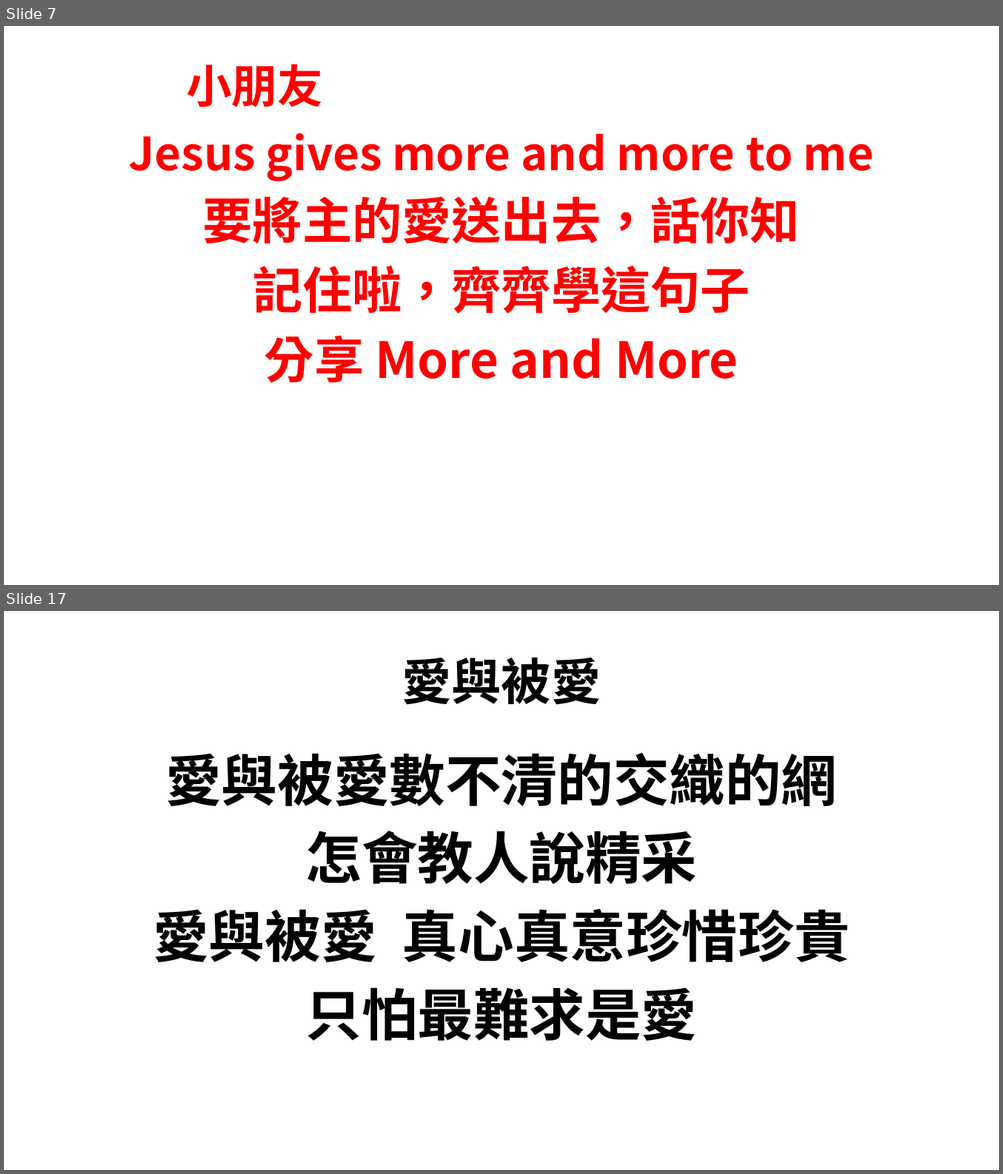
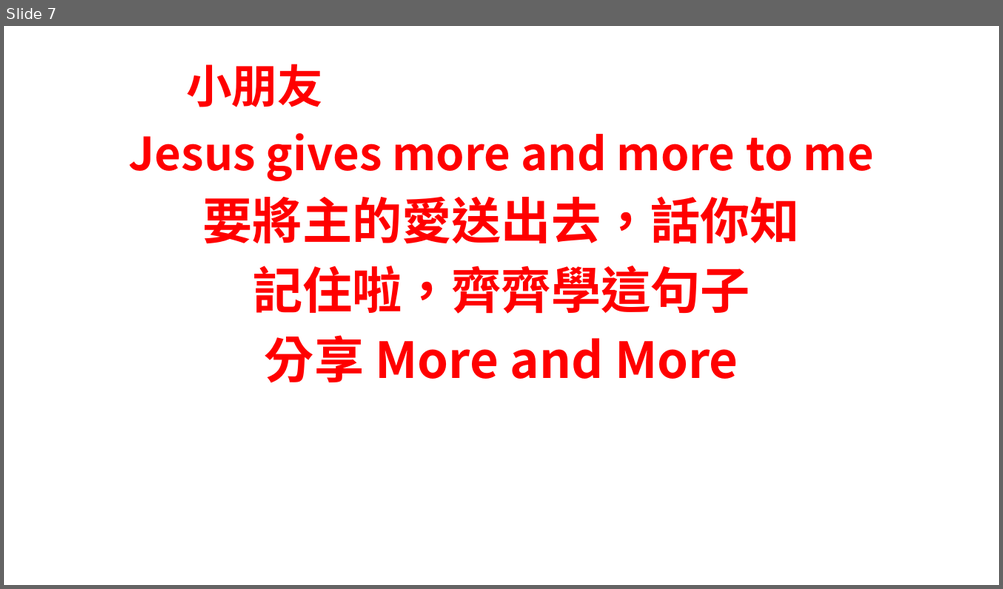
Before and after one commit to batisuoc/bible-school, a slide deck: 2020/11月.pptx. Shown one above the other, each under a label of ours: slides 7 and 17 before the commit, slide 7 after it; the slides between them are not shown. The pictures are 1003x1174 and 1003x589 pixels, drawn with LibreOffice and Linux fonts; fonts in the diff are those of the drawing; background and template pictures are left out. Boxes give left, top, right and bottom in pixels: in the first picture for what was removed or moved away, otherwise in the second. Text is boxed around its words. In the diff, an @@ line names an element or a change of style, - is before the commit and + after.

Commit message:
Update ppts

```diff
--- a/2020/11月.pptx
+++ b/2020/11月.pptx
@@ slide 17 removed at bbox=[4, 611, 999, 1170], background picture (left out) @@
@@ title removed at bbox=[402, 658, 601, 705] @@
-愛與被愛
@@ text removed at bbox=[153, 753, 850, 1041] @@
-愛與被愛數不清的交織的網
-怎會教人說精采
-愛與被愛 真心真意珍惜珍貴
-只怕最難求是愛
```
Also in this commit, not shown: 18 other slides removed, 1 other file.
